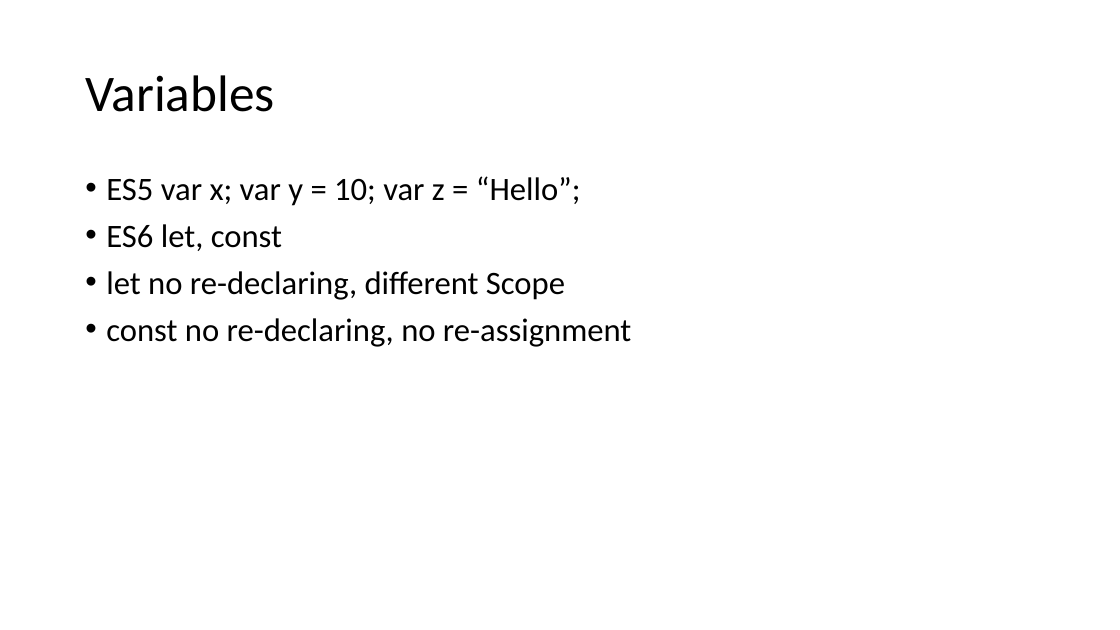
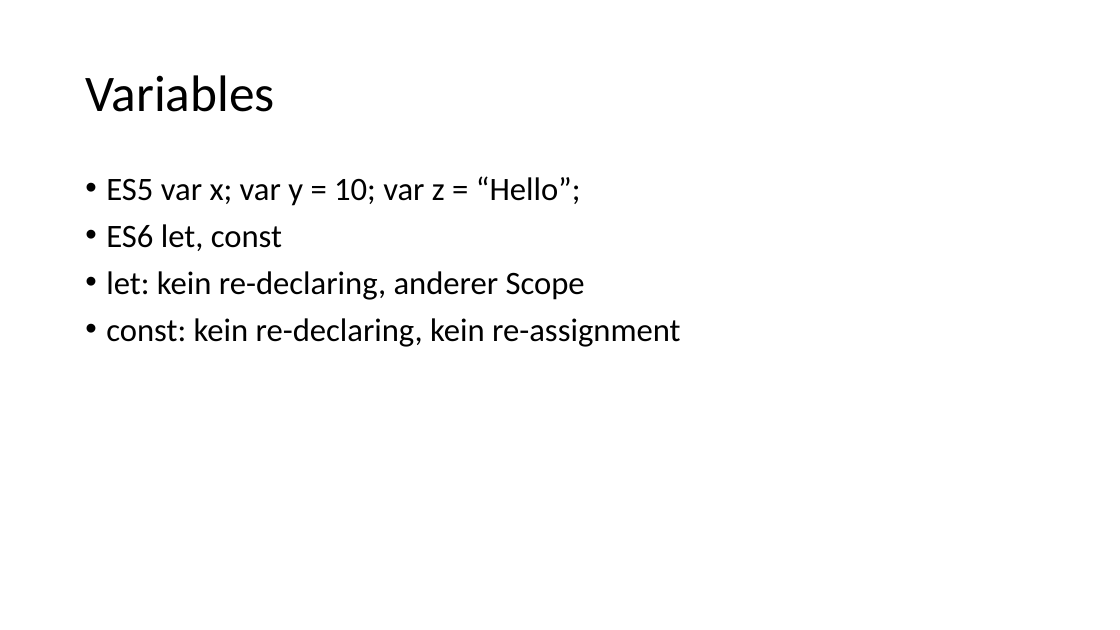
Before and after one commit to martiph/JSTraining_ICT-Campus, a slide deck: slide 9 of JSTraining.pptx. Drawn at 1120x630 pixels with LibreOffice and Linux fonts; fonts in the diff are those of the drawing. Boxes give left, top, right and bottom in pixels: in the first picture for what was removed or moved away, otherwise in the second. Text is boxed around its words. In the diff, an @@ line names an element or a change of style, - is before the commit and + after.

```diff
--- a/JSTraining.pptx
+++ b/JSTraining.pptx
@@ text at (106, 271, 680, 347): text changed @@
-• let no re-declaring, different Scope
-• const no re-declaring, no re-assignment
+• let: kein re-declaring, anderer Scope
+• const: kein re-declaring, kein re-assignment
```
Also in this commit, not shown: 10 other slides changed, 1 slide added, 1 slide removed.
